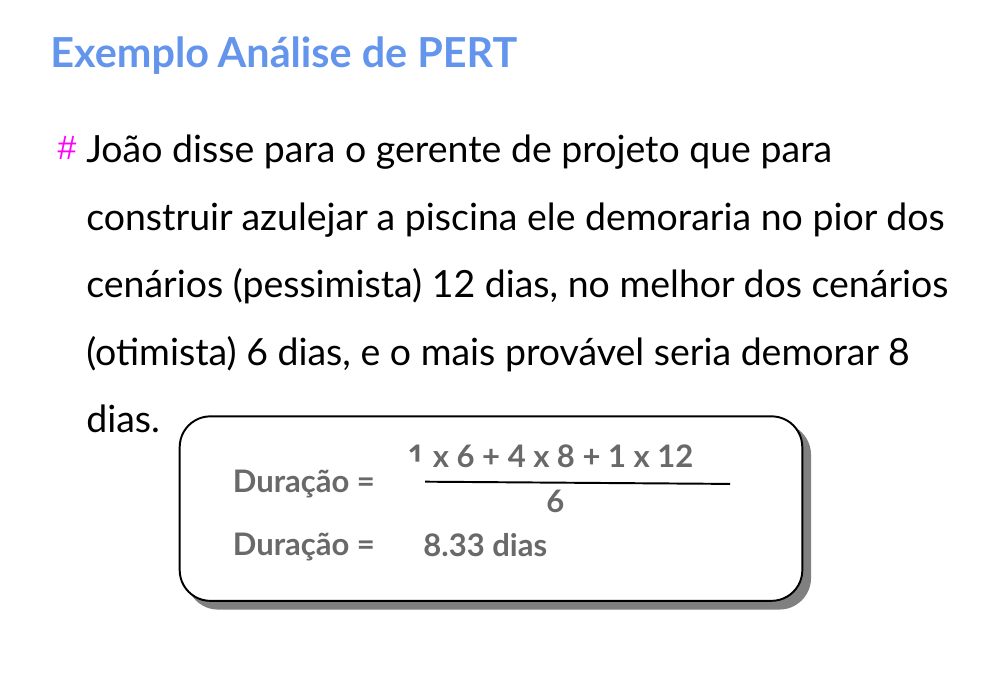
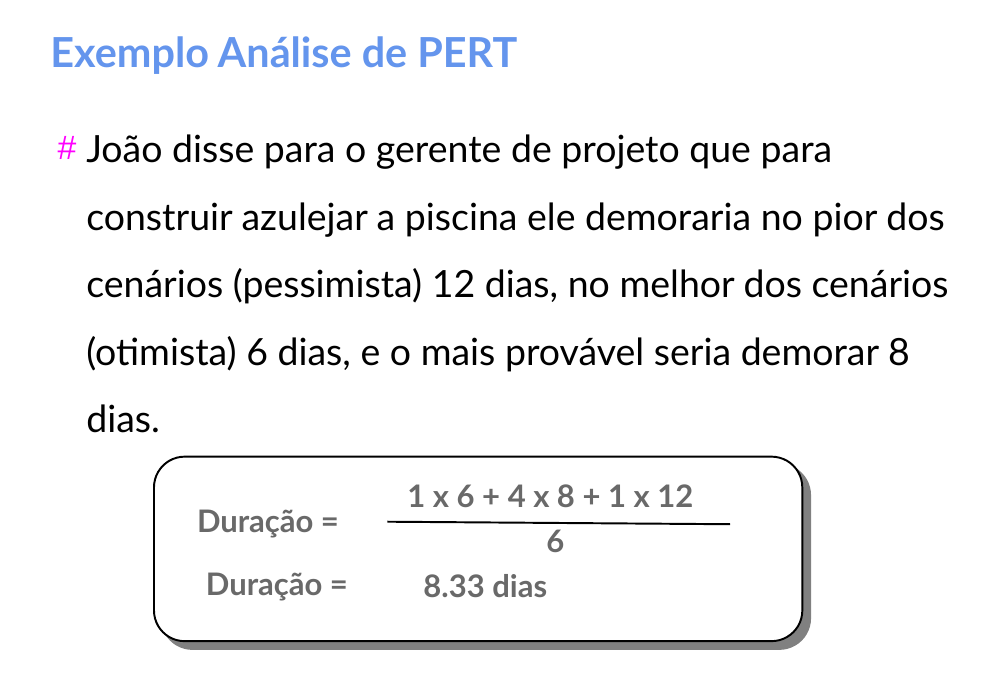
Before and after one commit to gomesluiz/gestao-de-projetos, a slide deck: slide 25 of aulas/project-aula-02.odp (slide 24 before the commit). Drawn at 1008x698 pixels with LibreOffice and Linux fonts; fonts in the diff are those of the drawing. Boxes give left, top, right and bottom in pixels: in the first picture for what was removed or moved away, otherwise in the second. Text is boxed around its words. In the diff, an @@ line names an element or a change of style, - is before the commit and + after.

```diff
--- a/aulas/project-aula-02.odp
+++ b/aulas/project-aula-02.odp
@@ rounded rectangle: place and size @@
-rounded rectangle at bbox=[179, 416, 802, 600]
+rounded rectangle at bbox=[154, 457, 802, 641]
@@ text "Duração =": place and size @@
-text "Duração =" at bbox=[233, 532, 349, 561]
+text "Duração =" at bbox=[197, 509, 313, 538]
@@ 3 texts, 1 line: place and size @@
-3 texts, 1 line at bbox=[388, 444, 729, 556]
+3 texts, 1 line at bbox=[388, 484, 729, 597]
@@ text "Duração =": place and size @@
-text "Duração =" at bbox=[233, 469, 349, 498]
+text "Duração =" at bbox=[206, 572, 322, 601]
```
Also in this commit, not shown: 32 other slides changed, 1 slide added, 44 other files.
